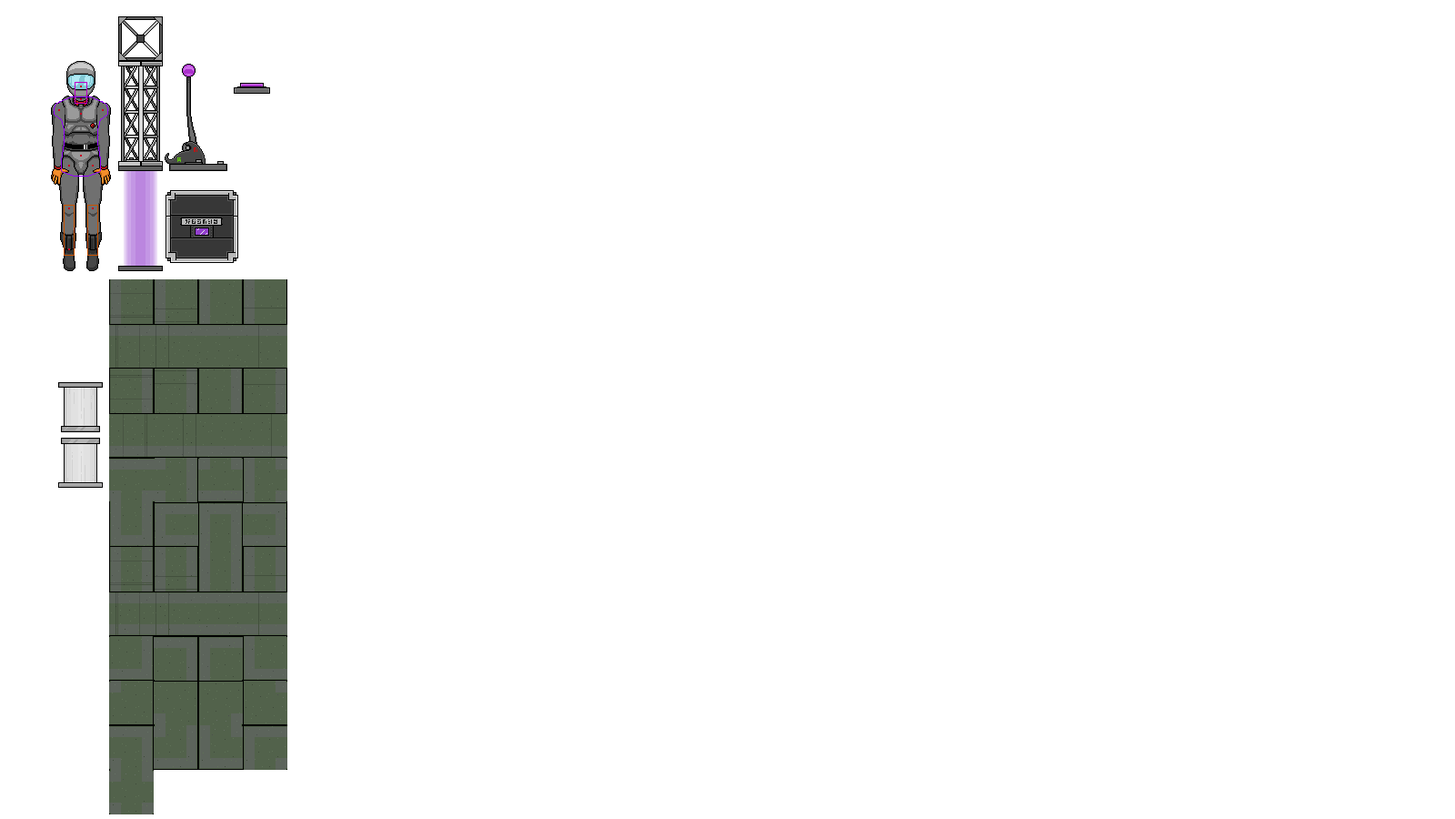
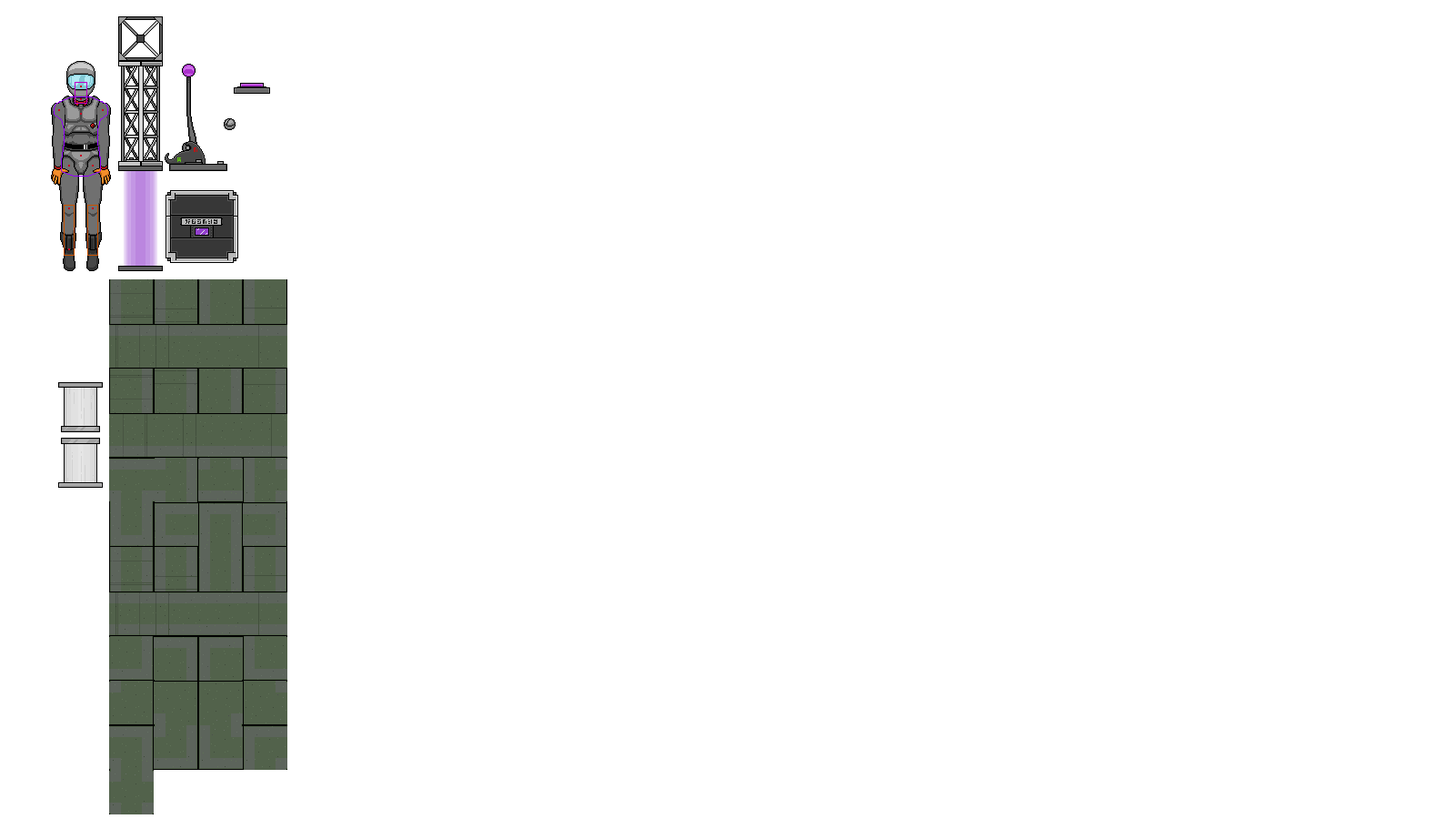
Layer changes from the first 1455px x 819px image to the second:
painted on "Objects" over [left=223, top=118, right=236, bottom=131]
